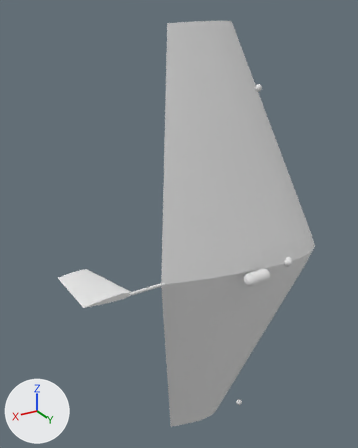
A saved change to the glTF model models/mkv.glb.
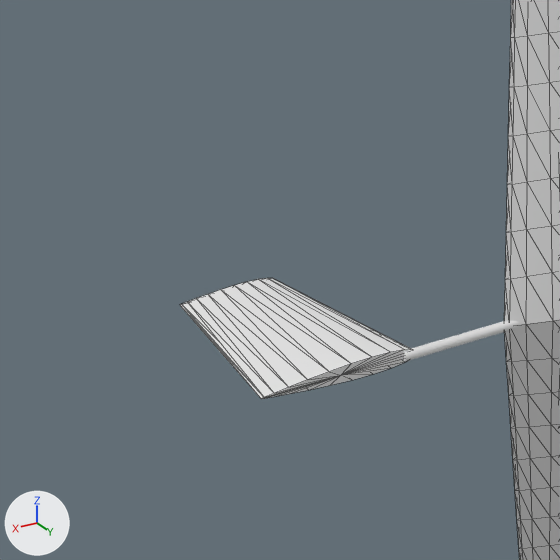
The first picture shows the older version from a 50 mm camera at (23.5, 24.8, 16.4) aimed at (7.1, -2.5, 2.8). The close-ups show the older and then the newer version on the part from 0% to 50% of the width and 40% to 80% of the height of that picture. Only the edits that show in the close-ups are written down. Lighting does not change. The marker at lower left points along +X, +Y and +Z. The close-ups show mesh edges as thin lines. Where no turn or scale is listed for an object, it has been applied to the vertices.

Script lines for the objects in view, before the commit:
```python
me_body = bpy.data.meshes.new('body')
me_body.from_pydata(...)  # 1124 vertices, 2244 faces; spans x -3.3..10.0, y -3.4..1.9, z -15.9..15.9
me_fin = bpy.data.meshes.new('fin')
me_fin.from_pydata(...)  # 46 vertices, 88 faces; spans x 12.0..15.49, y -4.38..0.0, z -0.2..0.2
me_fin_boom = bpy.data.meshes.new('fin_boom')
me_fin_boom.from_pydata(...)  # a 24-sided cylinder along x spanning x 9.68..12.3, y -0.11..0.11, z -0.11..0.11
ob_body = bpy.data.objects.new('body', me_body)
ob_body.location = (0.0, 0.0, 0.0)
ob_fin = bpy.data.objects.new('fin', me_fin)
ob_fin.location = (0.0, 0.0, 0.0)
ob_fin_boom = bpy.data.objects.new('fin_boom', me_fin_boom)
ob_fin_boom.location = (0.0, 0.0, 0.0)
```
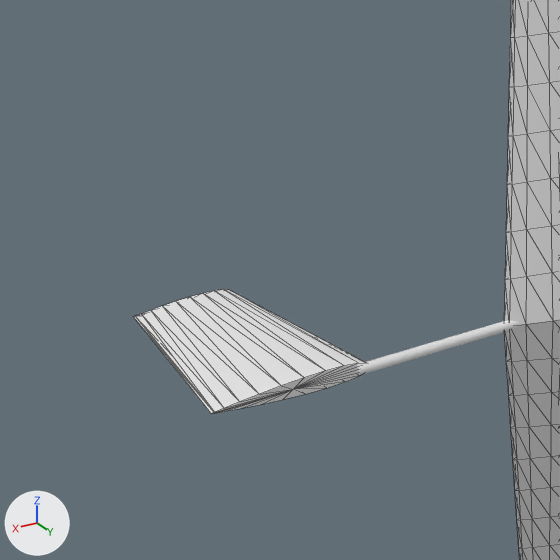
The change, as a diff of the scene's bpy script:
```diff
--- a/models/mkv.glb.py
+++ b/models/mkv.glb.py
@@ me_fin @@
 # used by ob_fin; location = (0.0, 0.0, 0.0)
-me_fin.from_pydata(...)  # 46 vertices, 88 faces; spans x 12.0..15.49, y -4.38..0.0, z -0.2..0.2
+me_fin.from_pydata(...)  # 46 vertices, 88 faces; spans x 13.0..16.49, y -4.38..0.0, z -0.2..0.2
+# me_fin part 1: the whole mesh is moved by (1.0, 0.0, 0.0)
```

Pixel boxes (x1, y1, x2, y2) of what changed, in the close-ups (560 x 560 px):
'fin', moved: before (180, 278, 410, 399); after (134, 289, 364, 414)
